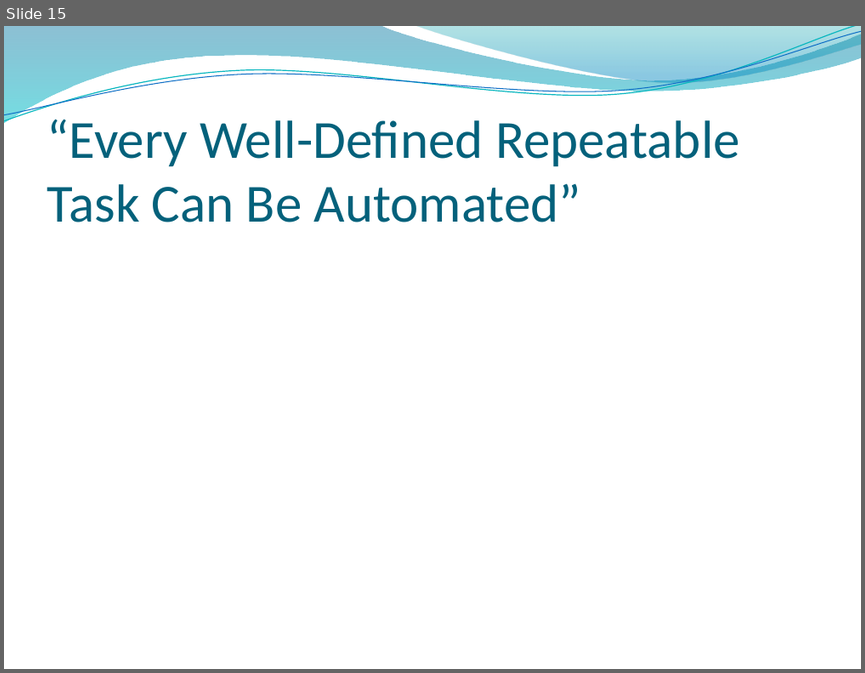
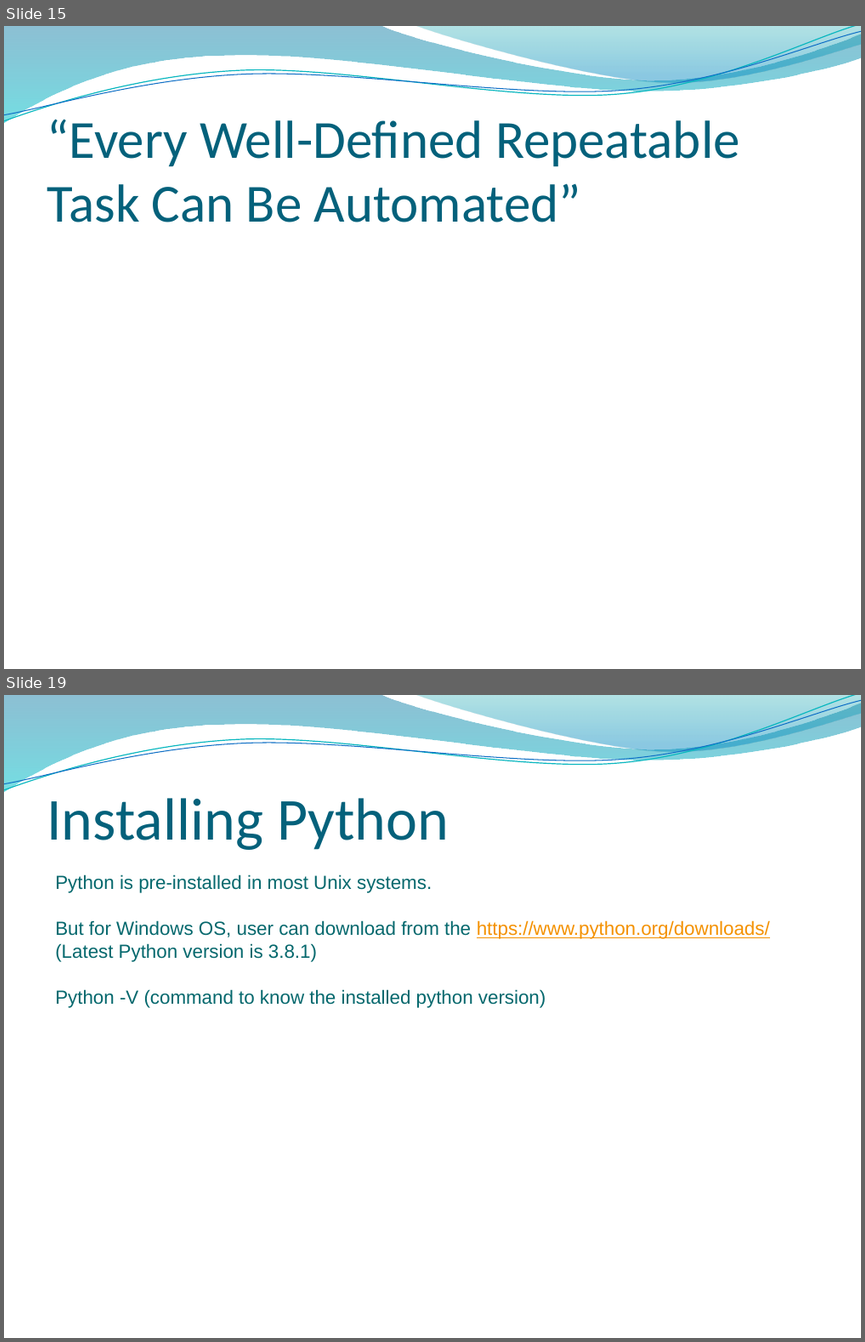
Before and after one commit to yashikadhingra/network-autimation, a slide deck: network_automation.pptx. Shown one above the other, each under a label of ours: slide 15 before the commit, slides 15 and 19 after it; the slides between them are not shown. The pictures are 865x673 and 865x1342 pixels, drawn with LibreOffice and Linux fonts; fonts in the diff are those of the drawing; background and template pictures are left out. Boxes give left, top, right and bottom in pixels: in the first picture for what was removed or moved away, otherwise in the second. Text is boxed around its words. In the diff, an @@ line names an element or a change of style, - is before the commit and + after.

```diff
--- a/network_automation.pptx
+++ b/network_automation.pptx
@@ slide 19 added at <box>4,695,861,1338</box>, background picture (left out); not listed: 4 template elements that a slide beside it also shows @@
@@ title added at <box>46,798,449,850</box>, 50 pt, text #04617B @@
+Installing Python
@@ text added at <box>55,874,770,1008</box>, 16 pt, text #06686C @@
+Python is pre-installed in most Unix systems.
+But for Windows OS, user can download from the https://www.python.org/downloads/
+(Latest Python version is 3.8.1)
+Python -V (command to know the installed python version)
```
Also in this commit, not shown: 2 slides changed, 4 other slides added, 2 slides removed.
